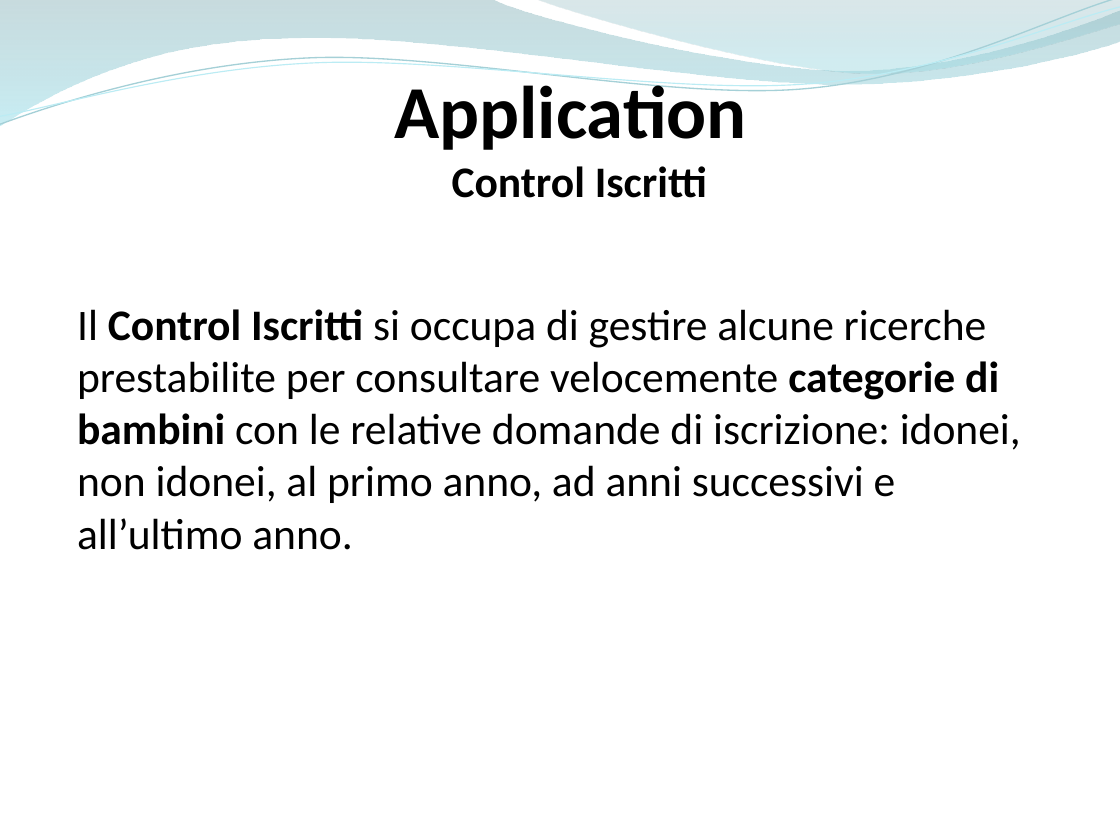
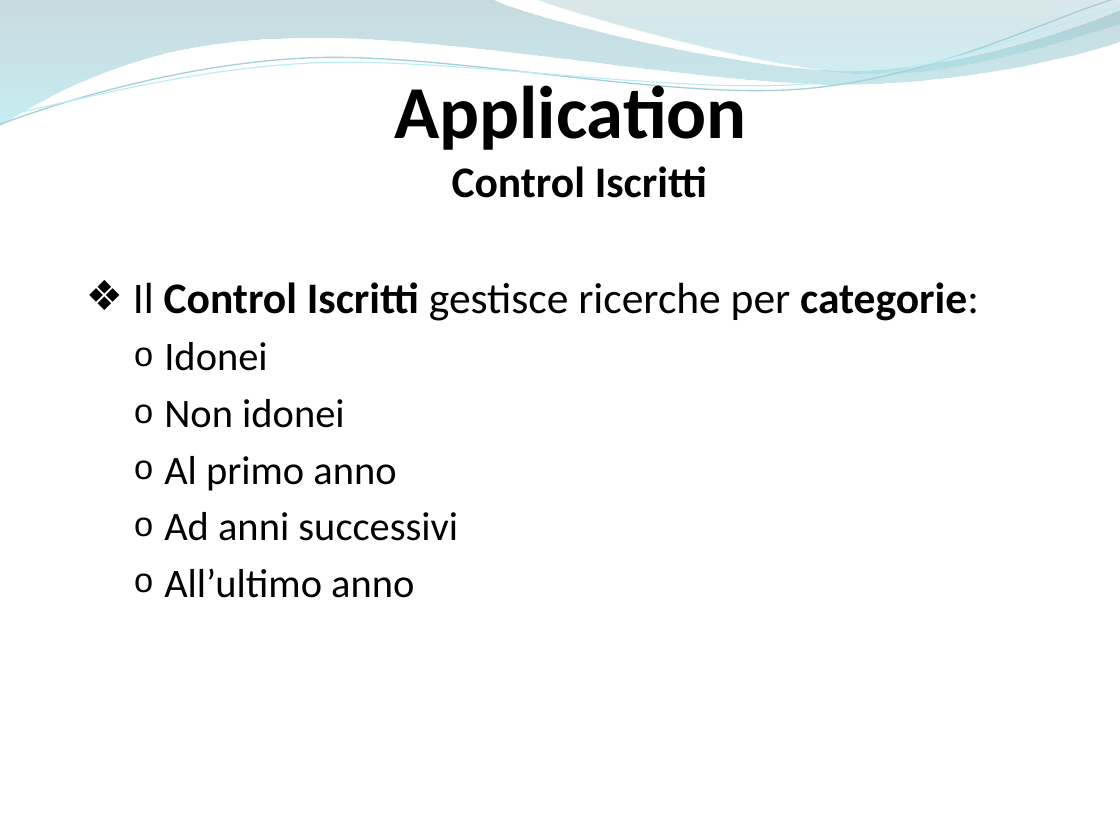
Before and after one commit to ammirate/at-silo, a slide deck: slide 79 of Presentazione/Atsilo1/[BOZZA] Atsilo_A_PresentazioneFinale copia.pptx (slide 80 before the commit). Drawn at 1120x840 pixels with LibreOffice and Linux fonts; fonts in the diff are those of the drawing. Boxes give left, top, right and bottom in pixels: in the first picture for what was removed or moved away, otherwise in the second. Text is boxed around its words. In the diff, an @@ line names an element or a change of style, - is before the commit and + after.

```diff
--- a/Presentazione/Atsilo1/[BOZZA] Atsilo_A_PresentazioneFinale copia.pptx
+++ b/Presentazione/Atsilo1/[BOZZA] Atsilo_A_PresentazioneFinale copia.pptx
@@ text at (x1=133, y1=282, x2=979, y2=598): text changed; size 28 to 26 pt @@
-Il Control Iscritti si occupa di gestire alcune ricerche prestabilite per consultare velocemente categorie di bambini con le relative domande di iscrizione: idonei, non idonei, al primo anno, ad anni successivi e all’ultimo anno.
+❖ Il Control Iscritti gestisce ricerche per categorie:
+  o Idonei
+  o Non idonei
+  o Al primo anno
+  o Ad anni successivi
+  o All’ultimo anno
```
Also in this commit, not shown: 12 other slides changed, 1 slide added, 3 slides removed.
